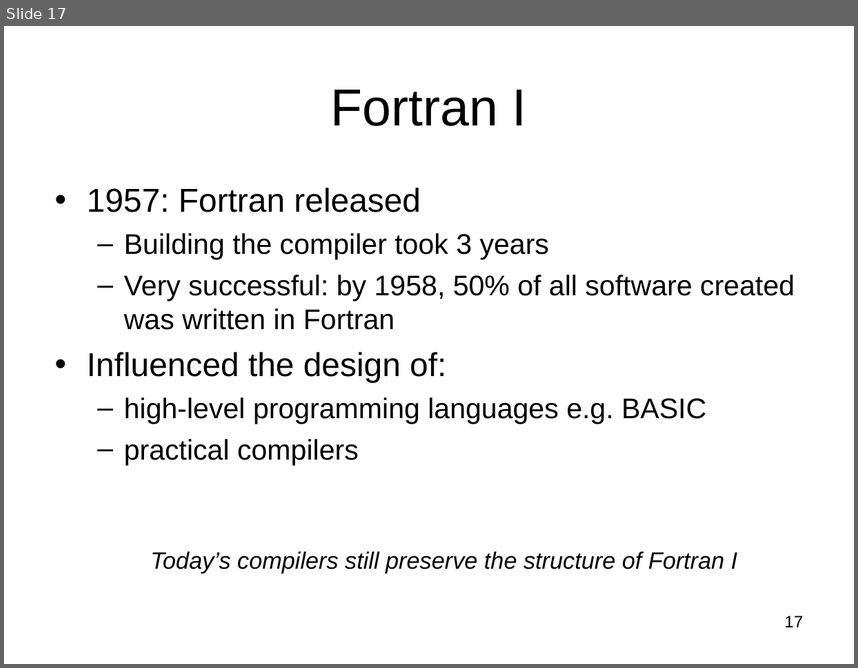
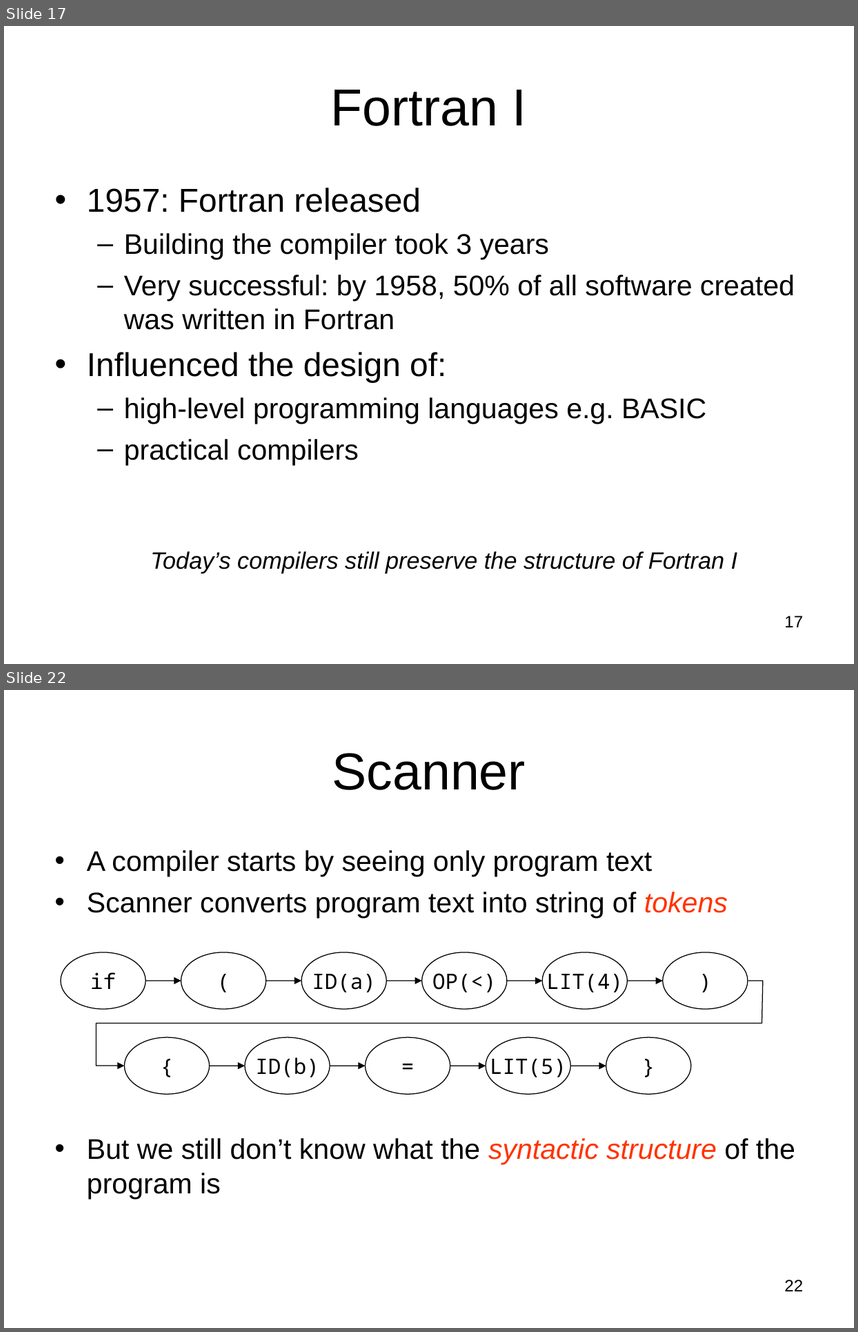
Before and after one commit to Hegden/hegden.github.io, a slide deck: cs406/slides/week1.ppt. Shown one above the other, each under a label of ours: slide 17 before the commit, slides 17 and 22 after it; the slides between them are not shown. The pictures are 858x668 and 858x1332 pixels, drawn with LibreOffice and Linux fonts; fonts in the diff are those of the drawing. Boxes give left, top, right and bottom in pixels: in the first picture for what was removed or moved away, otherwise in the second. Text is boxed around its words. In the diff, an @@ line names an element or a change of style, - is before the commit and + after.

```diff
--- a/cs406/slides/week1.ppt
+++ b/cs406/slides/week1.ppt
@@ slide 22 added at [4, 690, 854, 1328], background #FFFFFF @@
@@ title added at [332, 753, 526, 790], 44 pt, text #000000 @@
+Scanner
@@ text added at [87, 850, 795, 1199], 24 pt, text #000000 @@
+• A compiler starts by seeing only program text
+• Scanner converts program text into string of tokens
+• But we still don’t know what the syntactic structure of the program is
@@ group added at [61, 952, 762, 1094]: 11 ellipses, 9 arrows, 1 freeform shape @@
+if
+(
+ID(a)
+OP(<)
+LIT(4)
+)
+{
+ID(b)
+=
+LIT(5)
+}
@@ page number added at [784, 1279, 803, 1291], 14 pt, text #000000 @@
+22
```
Also in this commit, not shown: 1 slide changed, 25 other slides added.
